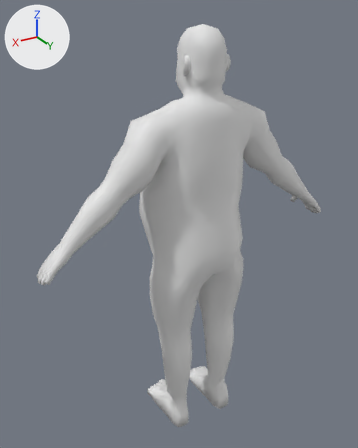
Two versions of the Blender file assets/models/human_base/human_base_fat.blend, one commit apart.
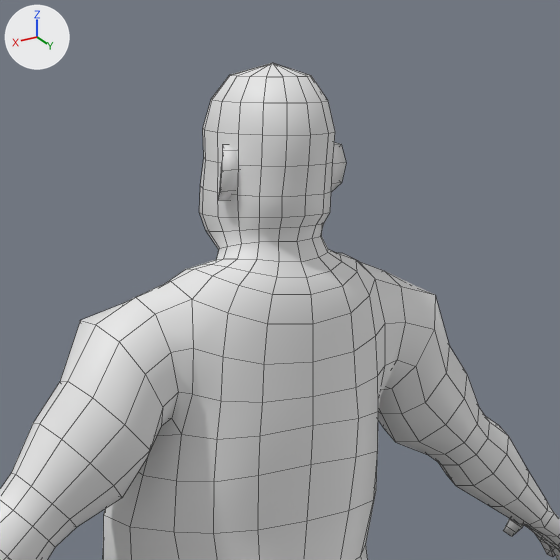
Each version appears first whole from a 50 mm lens placed at (1.088, 1.645, 1.84), pointed at (0.038, -0.104, 0.965), and next in a close-up on the part from 28% to 87% of the width and 0% to 47% of the height. Lighting does not change. The marker at upper left points along +X, +Y and +Z. The first two pictures are the older version. The close-ups show mesh edges as thin lines.

In view in the first close-up: 'Body'.
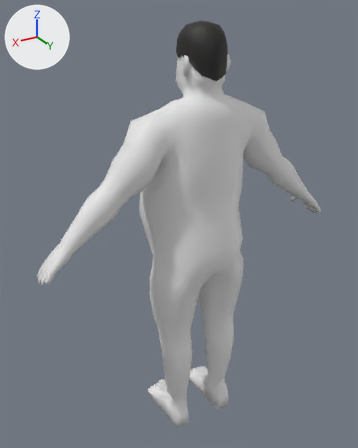
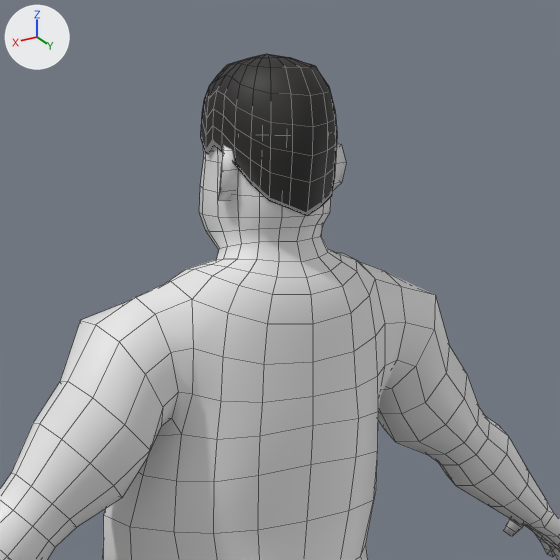
Patch to the scene script:
```diff
--- a/assets/models/human_base/human_base_fat.blend.py
+++ b/assets/models/human_base/human_base_fat.blend.py
@@ mat_hairblack @@
+mat_hairblack = principled_material('HairBlack')
+mat_hairblack.base_color = (0.018, 0.016, 0.015)  # black #242221
+mat_hairblack.roughness = 0.6
@@ me_hair_student @@
+me_hair_student.from_pydata(...)  # 409 vertices, 408 faces; spans x -0.09..0.09, y -0.1..0.107, z 1.602..1.807
+me_hair_student.polygons.foreach_set('use_smooth', [True] * 408)
+me_hair_student.materials.append(mat_hairblack)  # black #242221
@@ ob_hair_student @@
+ob_hair_student = bpy.data.objects.new('Hair_student', me_hair_student)
+ob_hair_student.location = (0.0, 0.0, 0.0)
```

What differs and where, as boxes [x1, y1, x2, y2] in the close-ups (560 x 560 px):
'Hair_student', added (black)
    after: [200, 54, 337, 216]
